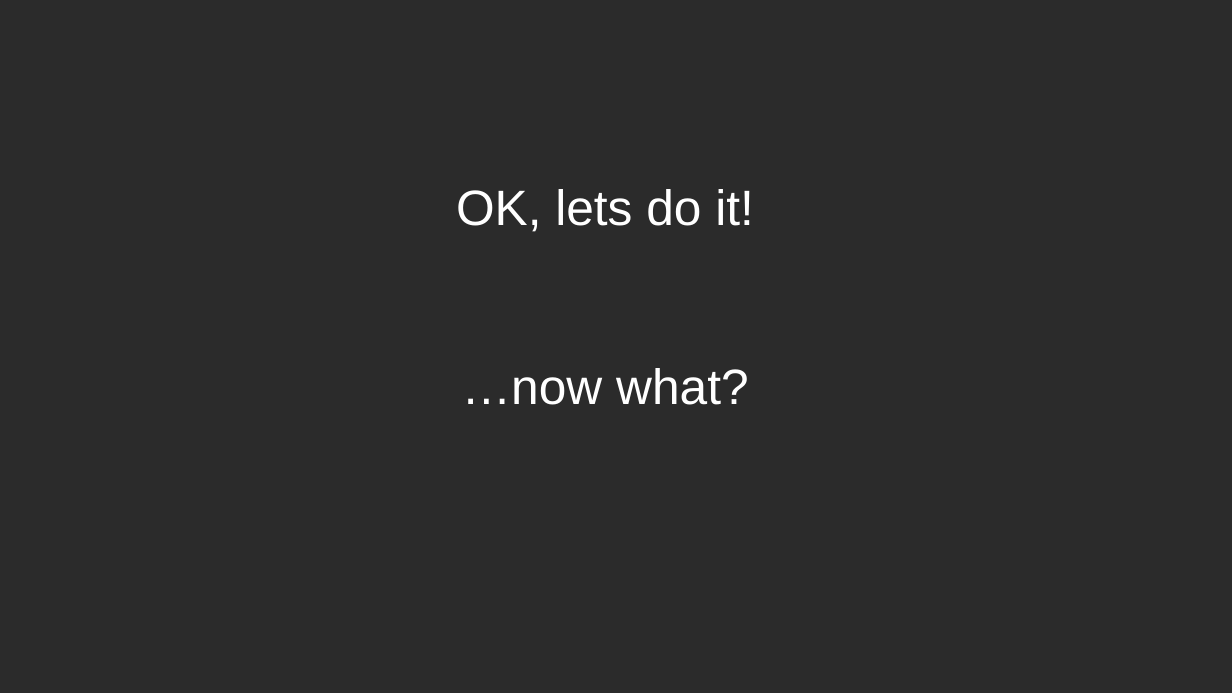
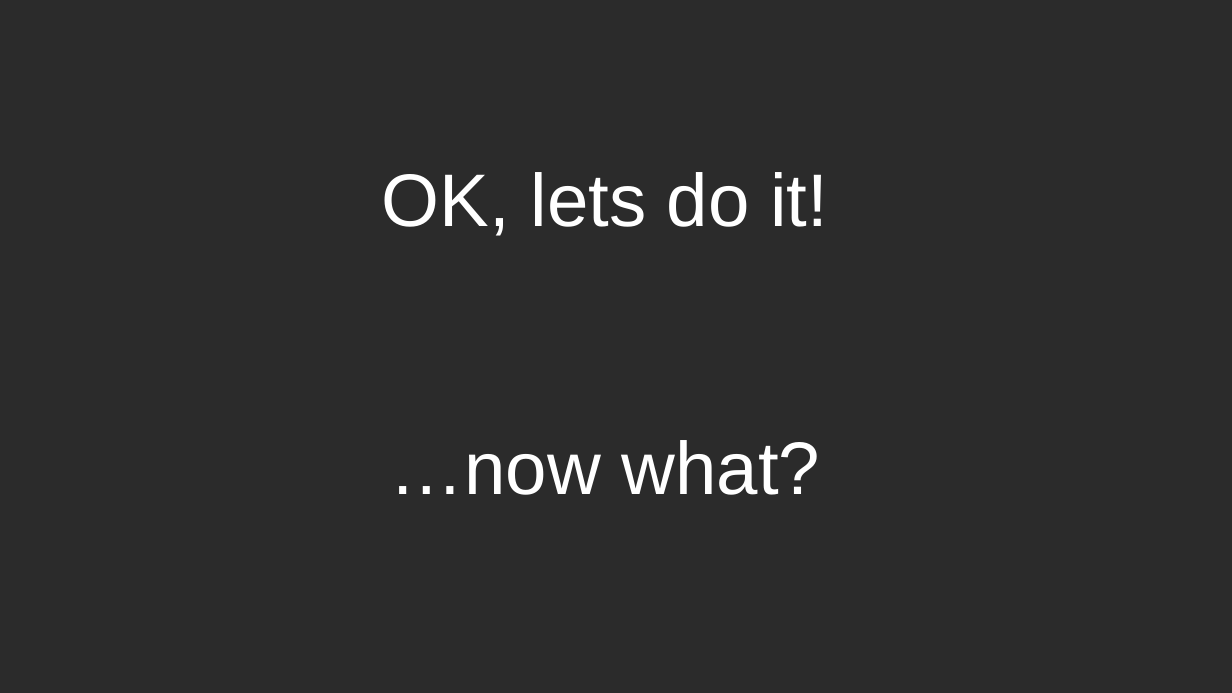
Before and after one commit to jonnor/embeddedml, a slide deck: slide 13 of doc/euroscipy2018/slides.odp. Drawn at 1232x693 pixels with LibreOffice and Linux fonts; fonts in the diff are those of the drawing; background and template pictures are left out; a plain dark background stands for a picture behind light text. Boxes give left, top, right and bottom in pixels: in the first picture for what was removed or moved away, otherwise in the second. Text is boxed around its words. In the diff, an @@ line names an element or a change of style, - is before the commit and + after.

```diff
--- a/doc/euroscipy2018/slides.odp
+++ b/doc/euroscipy2018/slides.odp
@@ subtitle "OK, lets do it!": place and size @@
-subtitle "OK, lets do it!" at (456,189,754,405)
+subtitle "OK, lets do it!" at (382,172,828,495)
@@ subtitle "OK, lets do it!" at (382,172,828,495): size 32 to 48 pt @@
```
Also in this commit, not shown: 12 other slides changed, 1 slide added, 1 slide removed, 3 other files.
